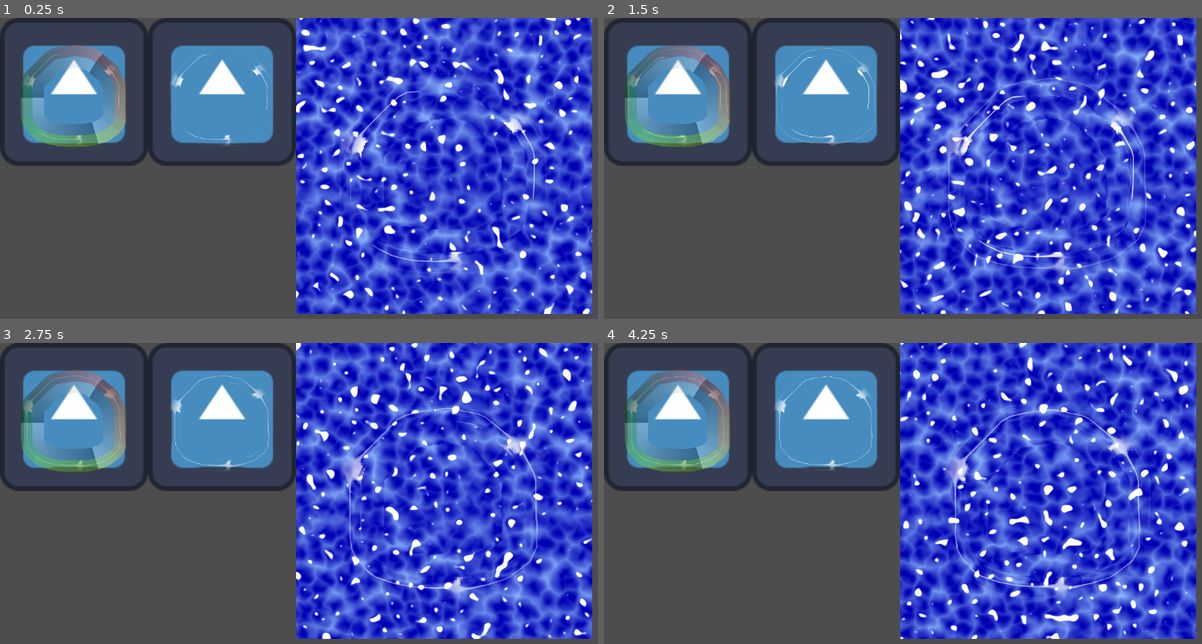
Above: before the commit, frames 1-4 (two rows, left to right).
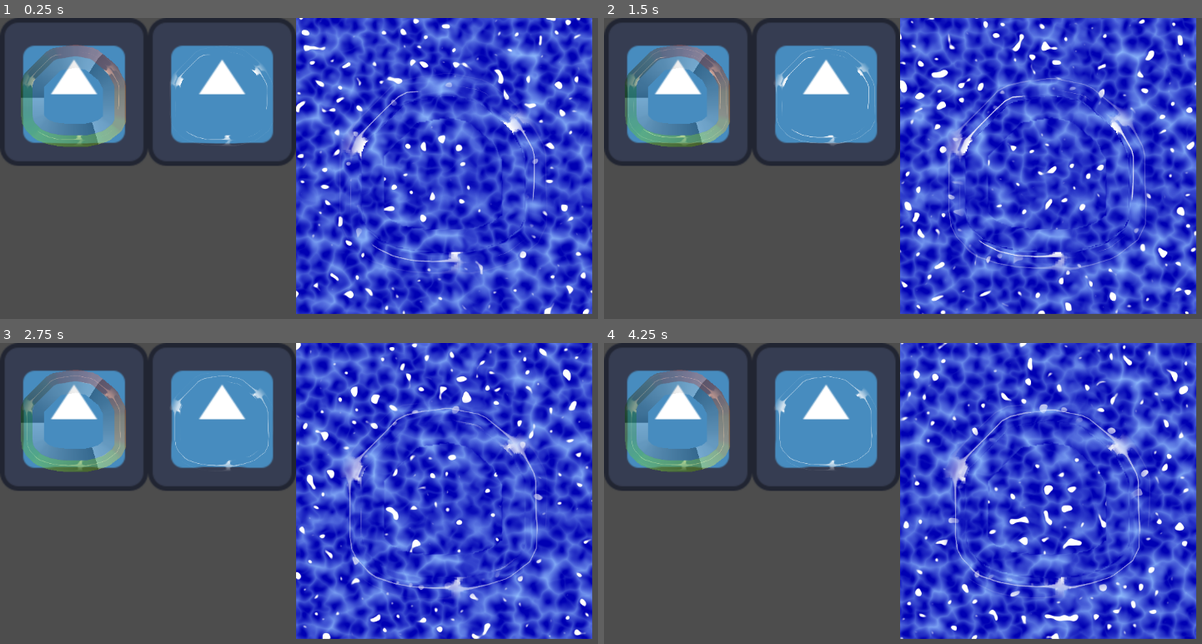
Above: after the commit, the same moments.

Repository: Igorrreha/godot-shaders
Game: Godot game, scene res://main.tscn
Same seed, same stepped clock (60 frames per second), same inputs: the game is played once before the commit and once after it. The engine's default icon, where the game draws it, is replaced by a stand-in: a white triangle on a blue panel in a dark square.
Inputs:
- Up to frame 1 (0.25 s): no input
- Up to frame 2 (1.5 s): no input
- Up to frame 3 (2.75 s): no input
- Up to frame 4 (4.25 s): no input

The runs differ from the first frame. In frame 1, 1.9% of the frame differs, in the area x 49-100%, y 0-99%; in frame 2, 2.2%; in frame 3, 2.2%; in frame 4, 2.2%.

Commit message:
Fix toplight on collision wave

Diff:
--- a/full_water.gdshader
+++ b/full_water.gdshader
@@ -131,7 +131,7 @@
 	if (_top_ligth_active) {
 		float light_value = smoothstep(_toplight_clip_from, _toplight_clip_to,
 			wave_offset.x + wave_offset.y);
-		waved_water += light_value * vec4(1, 1, 1, 1);
+		waved_water = screen(waved_water, light_value * vec4(1, 1, 1, 1.0 - collision_wave_force));
 	}
 
 	COLOR = waved_water;
